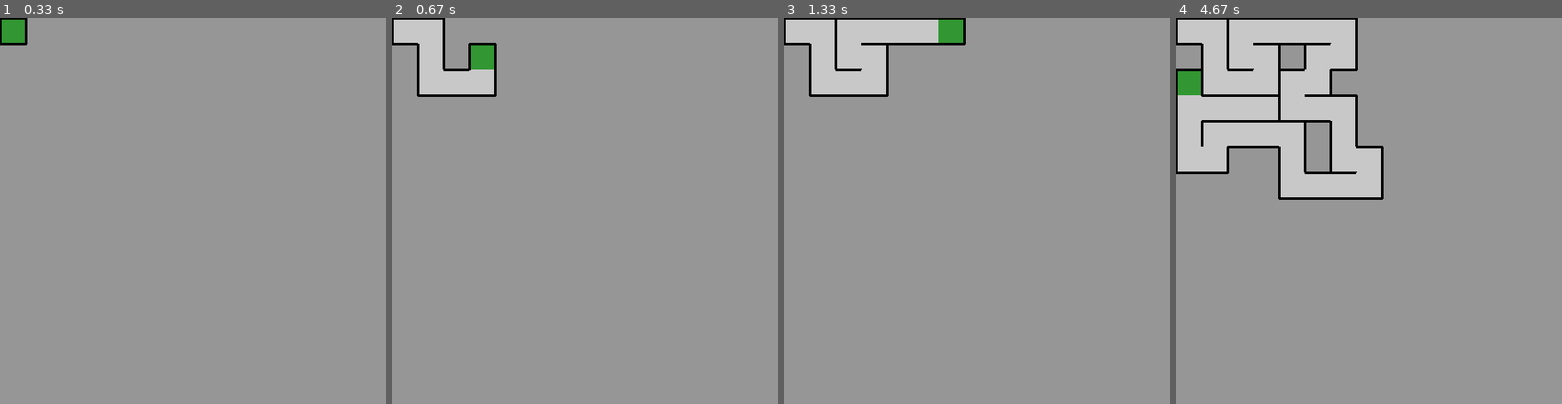
Above: before the commit, frames 1-4 (left to right).
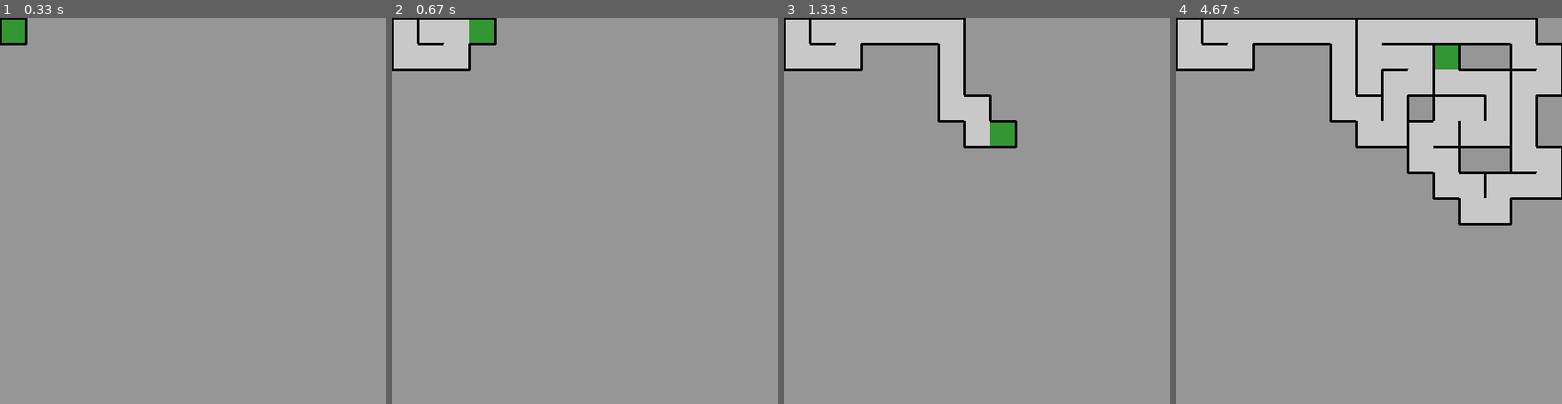
Above: after the commit, the same moments.

Repository: mireal/mazes
Game: pygame game, started from main.py
Same seed, same stepped clock (60 frames per second), same inputs: the game is played once before the commit and once after it.
Inputs:
- Up to frame 1 (0.33 s): no input
- Up to frame 2 (0.67 s): tap Space at 0.33 s
- Up to frame 3 (1.33 s): tap Space at 0.73, 1.03, 1.23 s
- Up to frame 4 (4.67 s): tap Space at 1.57, 1.87, 2.07, 2.37, 2.63, 2.97, 3.27, 3.4, 3.8, 4.1, 4.47 s

Frame 1 is identical in both runs. In frame 2, 3.8% of the frame differs, in the area x 0-28%, y 0-21%; in frame 3, 5.9%; in frame 4, 35%, in the area x 0-100%, y 0-54%.

Commit message:
hunt and kill generator
Added hunt and kill algorithm for maze generations

Diff:
--- a/layout.py
+++ b/layout.py
@@ -103,7 +103,7 @@
 class DynamicLayout:
     def __init__(self, generators: list, solvers: list, cols, rows, cell_size,
                  current_state='Generate'):
-        self.window:sg.Window = None
+        self.window: sg.Window = None
 
         self.running = True
         self.paused = True
@@ -116,23 +116,17 @@
         self.generators = generators
         self.solvers = solvers
 
-        self.algorithm_objects:list[RandomizedDFS] = []
+        self.algorithm_objects: list[RandomizedDFS] = []
         self.mazes = []
         self.update_algorithms(current_state)
 
-
         self.basic_maze_generator = generators[0]
         self.basic_maze = None
-
-
-
 
         self.maze_generator_choice = sg.Column([[
             sg.Text('Maze generator:'),
             # sg.Combo(self.generator_names, default_value=self.basic_maze_generator, visible=False, enable_events=True),
-            sg.Push()]], visible= False)
-
-
+            sg.Push()]], visible=False)
 
         self.grid, self.canvas_objects = self.initialize_canvases()
 
@@ -205,7 +199,7 @@
         for algorithm, canvas, maze in zip(self.algorithm_objects, self.canvas_objects, self.mazes):
             if algorithm.not_finished:
                 if self.current_state == 'Generate':
-                    maze_filler(maze, algorithm,step_by_step=True)
+                    maze_filler(maze, algorithm, step_by_step=True)
                 else:
                     algorithm.move()
 
@@ -222,7 +216,7 @@
                 canvas.draw_highlighted_cell(curr_pos)
 
     def event_handler(self):
-        event, values = self.window.read(timeout = self.speed)
+        event, values = self.window.read(timeout=self.speed)
         if event == sg.WIN_CLOSED:
             self.running = False
             return
@@ -250,7 +244,6 @@
         if not self.paused:
             self.move()
 
-
     def map_names_to_classes(self, classes: list):
         classes_map = {}
         for class_instance in classes:
@@ -264,11 +257,11 @@
 
 
 if __name__ == '__main__':
-    from maze_generators import RandomizedDFS, RandomizedPrim, maze_filler
+    from maze_generators import RandomizedDFS, RandomizedPrim, HuntAndKill, maze_filler
     from tools import create_empty_maze
     from maze_solvers import DFS
 
-    generators = [RandomizedDFS, RandomizedPrim]
+    generators = [RandomizedDFS, RandomizedPrim, HuntAndKill]
     solvers = [DFS]
 
     cols = rows = 40
--- a/main.py
+++ b/main.py
@@ -1,12 +1,12 @@
 import pygame
-from maze_generators import RandomizedDFS, RandomizedPrim, maze_filler
+from maze_generators import RandomizedDFS, RandomizedPrim,HuntAndKill, maze_filler
 from maze_solvers import DFS
 from drawing_tools import draw_cell
 from tools import create_empty_maze
 
 pygame.init()
 clock = pygame.time.Clock()
-speed = 20
+speed = 30
 
 cols = rows = 15
 cell_size = 30
@@ -24,7 +24,8 @@
 
 maze = create_empty_maze(cols, rows)
 
-generator = RandomizedDFS((cols, rows))
+# generator = RandomizedDFS((cols, rows))
+generator = HuntAndKill((cols, rows))
 # generator = RandomizedPrim((cols, rows))
 solver = None
 
--- a/maze_generators.py
+++ b/maze_generators.py
@@ -1,6 +1,72 @@
 from random import choice, randint, shuffle
 from tools import add_tuple, get_direction, reverse_direction, directions, remove_border
 
+
+class HuntAndKill:
+    def __init__(self, grid_size: tuple, start_coord: tuple = (0, 0)):
+        self.col_len, self.row_len = grid_size
+        self.max_size = self.col_len * self.row_len
+        self.curr = self.prev = start_coord
+        self.hunter_curr = start_coord
+        self.not_finished = True
+        self.visited = set()
+        self.visited.add(start_coord)
+        self.hunt_mode = False
+
+    def move(self):
+        if self.hunt_mode:
+            pos = self.hunt()
+            self.hunter_curr = pos
+            if pos not in self.visited and self.not_finished:
+                self.curr = pos
+                self.prev = self.find_passage()
+                self.visited.add(pos)
+                self.hunt_mode = False
+        else:
+            move = self.kill()
+            if not move:
+                self.hunt_mode = True
+            else:
+                self.visited.add(move)
+                self.prev = self.curr
+                self.curr = move
+
+        return self.curr
+
+    def hunt(self):
+        y, x = self.hunter_curr
+        x += 1
+        if x >= self.row_len:
+            x = 0
+            y += 1
+            if y >= self.col_len:
+                self.not_finished = False
+                return
+
+        return (y, x)
+
+
+    def kill(self):
+        moves = []
+        for move in ((0, 1), (1, 0), (0, -1), (-1, 0)):
+            next_move = add_tuple(self.curr, move)
+            y, x = next_move
+            if next_move not in self.visited and 0 <= y < self.col_len and 0 <= x < self.row_len:
+                moves.append(next_move)
+        if not moves:
+            return
+        shuffle(moves)
+        return moves[0]
+
+    def find_passage(self):
+        moves = [(0, 1), (1, 0), (0, -1), (-1, 0)]
+        shuffle(moves)
+
+        for move in moves:
+            passage = add_tuple(self.curr, move)
+            y, x = passage
+            if passage in self.visited and 0 <= y < self.col_len and 0 <= x < self.row_len:
+                return passage
 
 class RandomizedDFS:
     def __init__(self, grid_size: tuple, start_coord: tuple = (0, 0)):
@@ -110,50 +176,24 @@
 
 if __name__ == '__main__':
     from time import sleep
+    from tools import create_empty_maze
+    from maze_solvers import DFS
+    cols, rows = 20, 20
 
-    len_y, len_x = 20, 20
-    board = [['.' for _ in range(len_x)] for _ in range(len_y)]
-    board_size = (len_y, len_x)
-    coord = (0, 0)
-    dfs = RandomizedDFS(board_size, coord)
-    prim = RandomizedPrim(board_size)
+    size = (cols, rows)
+    for i in range(10):
+        generator = HuntAndKill(size)
+        maze = create_empty_maze(cols, rows)
 
+        while generator.not_finished:
+            maze_filler(maze,generator,step_by_step=True)
 
-    def draw_board(board):
-        for row in board:
-            for i, ch in enumerate(row):
-                if i != len(row) - 1:
-                    print(f' {ch}', end='')
-                else:
-                    print(f' {ch}')
-        print(' ')
+        solver = DFS(maze)
 
-
-    def deep_copy(board: list[list]):
-        new_board = []
-        for row in board:
-            new_row = []
-            for ch in row:
-                new_row.append(ch)
-            new_board.append(new_row)
-        return new_board
-
-
-    def draw_maze(speed):
-        while dfs.not_finished:
-            y, x = dfs.move()
-            board[y][x] = '*'
-            curr_board = deep_copy(board)
-            # noinspection PyTypeChecker
-            curr_board[y][x] = 'X'
-            draw_board(curr_board)
-            sleep(speed)
-
-
-    for x in range(100):
-        while dfs.not_finished:
-            coord = dfs.move()
-            if type(coord) != tuple:
-                print(coord)
-
-    print('Done')
+        while solver.not_finished:
+            if not solver.queue:
+                print(f'Generation {i + 1}: Not solvable')
+                break
+            solver.move()
+        else:
+            print(f'Generation {i + 1}: Solved')
